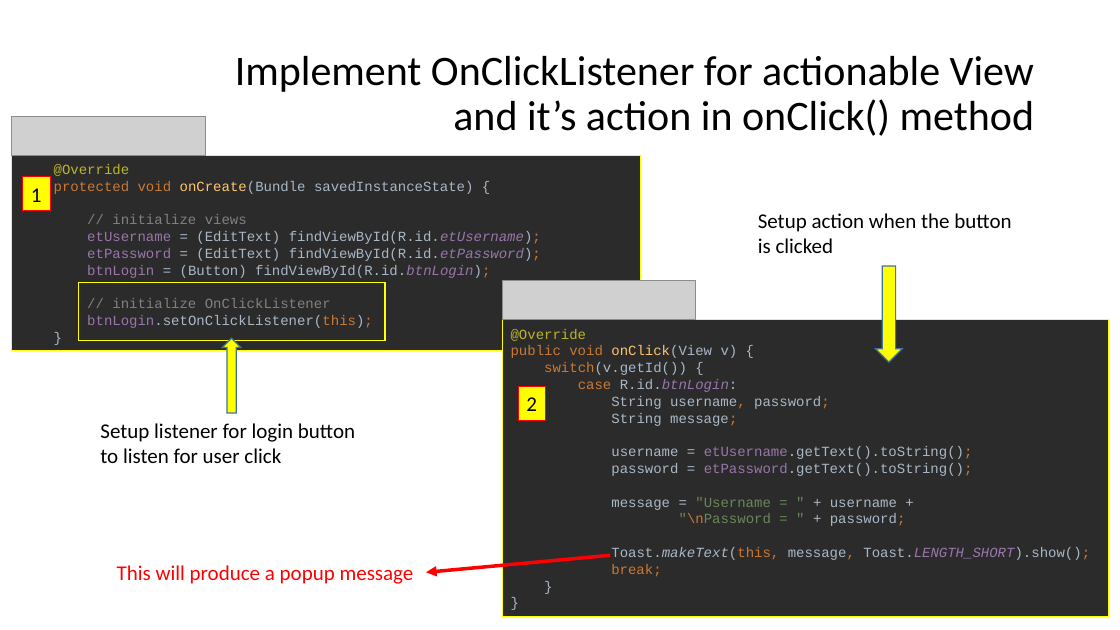
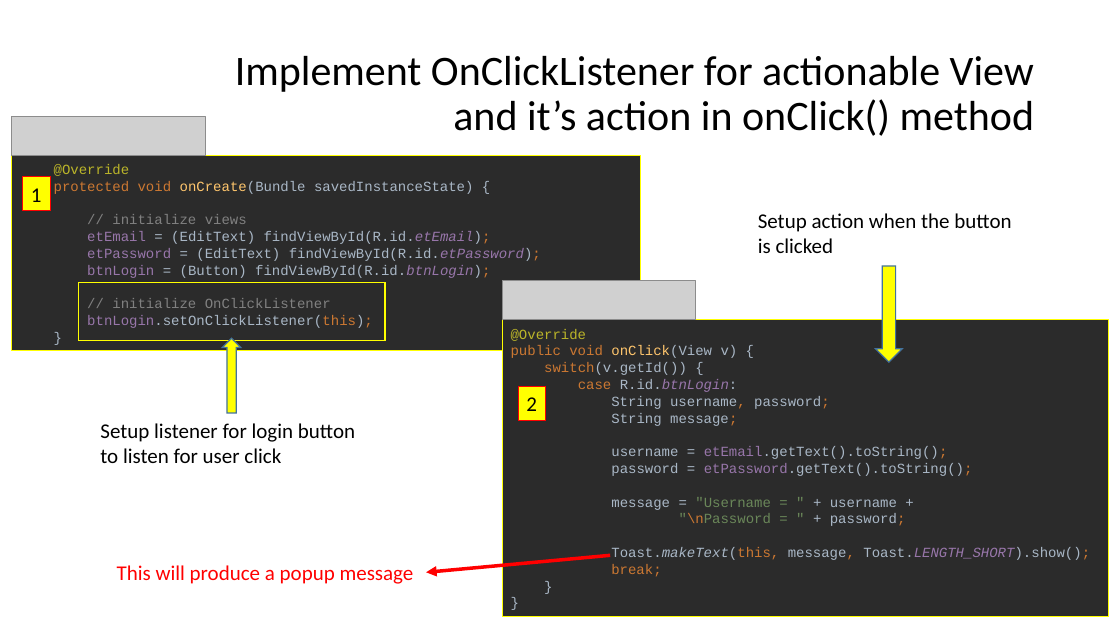
Before and after one commit to Nadzmi-Freelance/Android-Training, a slide deck: slide 25 of presentation/project.pptx (slide 24 before the commit). Drawn at 1120x630 pixels with LibreOffice and Linux fonts; fonts in the diff are those of the drawing; grey boxes stand for pictures. Boxes give left, top, right and bottom in pixels: in the first picture for what was removed or moved away, otherwise in the second. Text is boxed around its words. In the diff, an @@ line names an element or a change of style, - is before the commit and + after.

```diff
--- a/presentation/project.pptx
+++ b/presentation/project.pptx
@@ text in rectangle at <box>87,214,541,328</box>: text changed @@
-// initialize views
-etUsername = (EditText) findViewById(R.id.etUsername);
-etPassword = (EditText) findViewById(R.id.etPassword);
-btnLogin = (Button) findViewById(R.id.btnLogin);
-// initialize OnClickListener
-btnLogin.setOnClickListener(this);
-}
+// initialize views
+etEmail = (EditText) findViewById(R.id.etEmail);
+etPassword = (EditText) findViewById(R.id.etPassword);
+btnLogin = (Button) findViewById(R.id.btnLogin);
+// initialize OnClickListener
+btnLogin.setOnClickListener(this);
+}
@@ text in rectangle at <box>511,329,1090,577</box>: text changed @@
-@Override
-public void onClick(View v) {
-switch(v.getId()) {
-case R.id.btnLogin:
-String username, password;
-String message;
-username = etUsername.getText().toString();
-password = etPassword.getText().toString();
-message = "Username = " + username +
-"\nPassword = " + password;
-Toast.makeText(this, message, Toast.LENGTH_SHORT).show();
-break;
-}
-}
+@Override
+public void onClick(View v) {
+switch(v.getId()) {
+case R.id.btnLogin:
+String username, password;
+String message;
+username = etEmail.getText().toString();
+password = etPassword.getText().toString();
+message = "Username = " + username +
+"\nPassword = " + password;
+Toast.makeText(this, message, Toast.LENGTH_SHORT).show();
+break;
+}
+}
```
Also in this commit, not shown: 5 other slides changed, 13 slides added, 3 slides removed, 8 other files.
